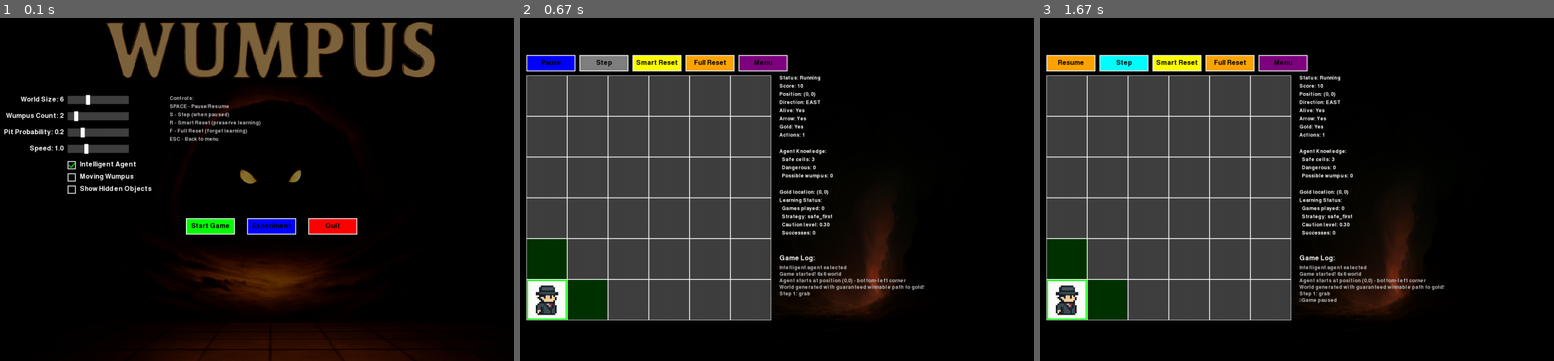
Above: before the commit, frames 1-3 (left to right).
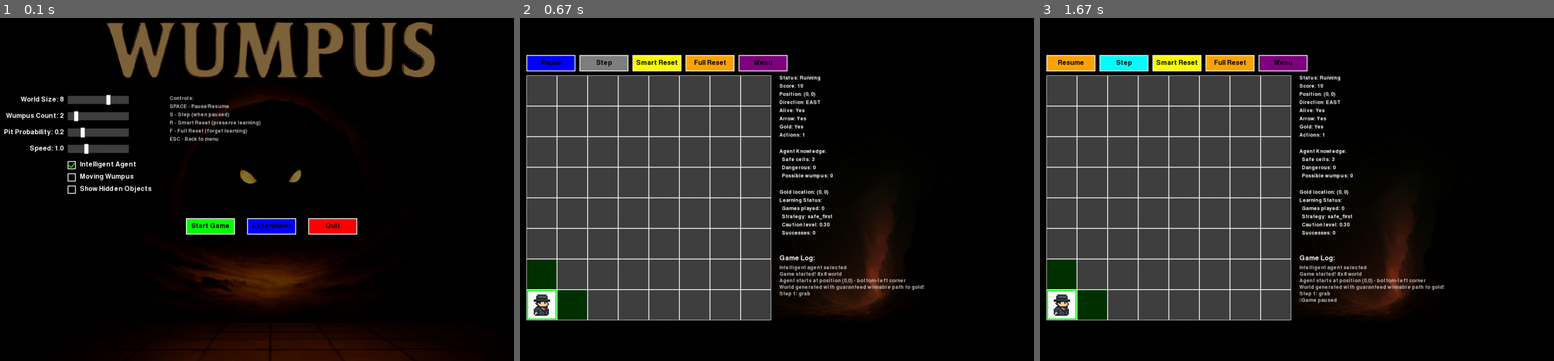
Above: after the commit, the same moments.

Repository: wintermouse05/AI-Logic
Game: pygame game, started from run_gui.py
Same seed, same stepped clock (60 frames per second), same inputs: the game is played once before the commit and once after it.
Inputs:
- Up to frame 1 (0.1 s): no input
- Up to frame 2 (0.67 s): click "Start Game" at 0.38 s
- Up to frame 3 (1.67 s): tap Space at 0.67 s

The runs differ from the first frame. In frame 1, less than 0.1% of the frame differs, in the area x 11-22%, y 22-26%; in frame 2, 5.1%, in the area x 1-63%, y 16-89%; in frame 3, 5.1%.

Commit message:
world size defalut

Diff:
--- a/Source/pygame_gui.py
+++ b/Source/pygame_gui.py
@@ -167,7 +167,7 @@
         # Settings sliders (x, y, width, height, min_val, max_val, current_val)
         self.sliders['world_size'] = {
             'rect': pygame.Rect(200, 250, 150, 20),
-            'min': 4, 'max': 10, 'value': 6, 'label': 'World Size'
+            'min': 4, 'max': 10, 'value': 8, 'label': 'World Size'
         }
         self.sliders['wumpus_count'] = {
             'rect': pygame.Rect(200, 290, 150, 20),
